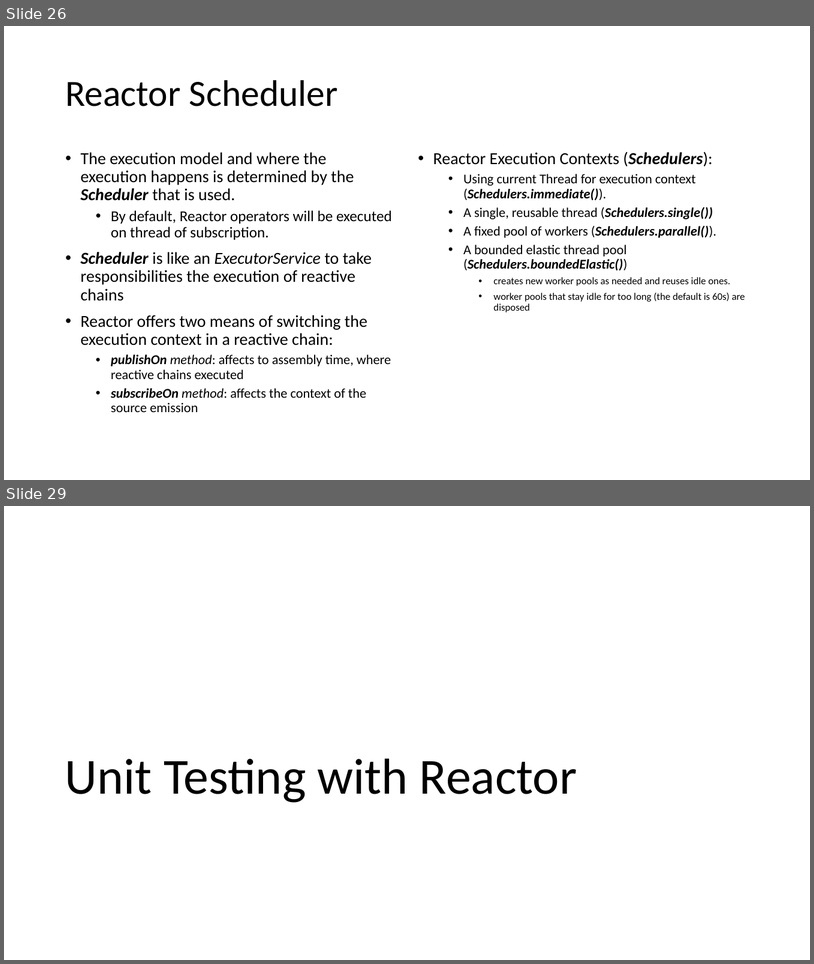
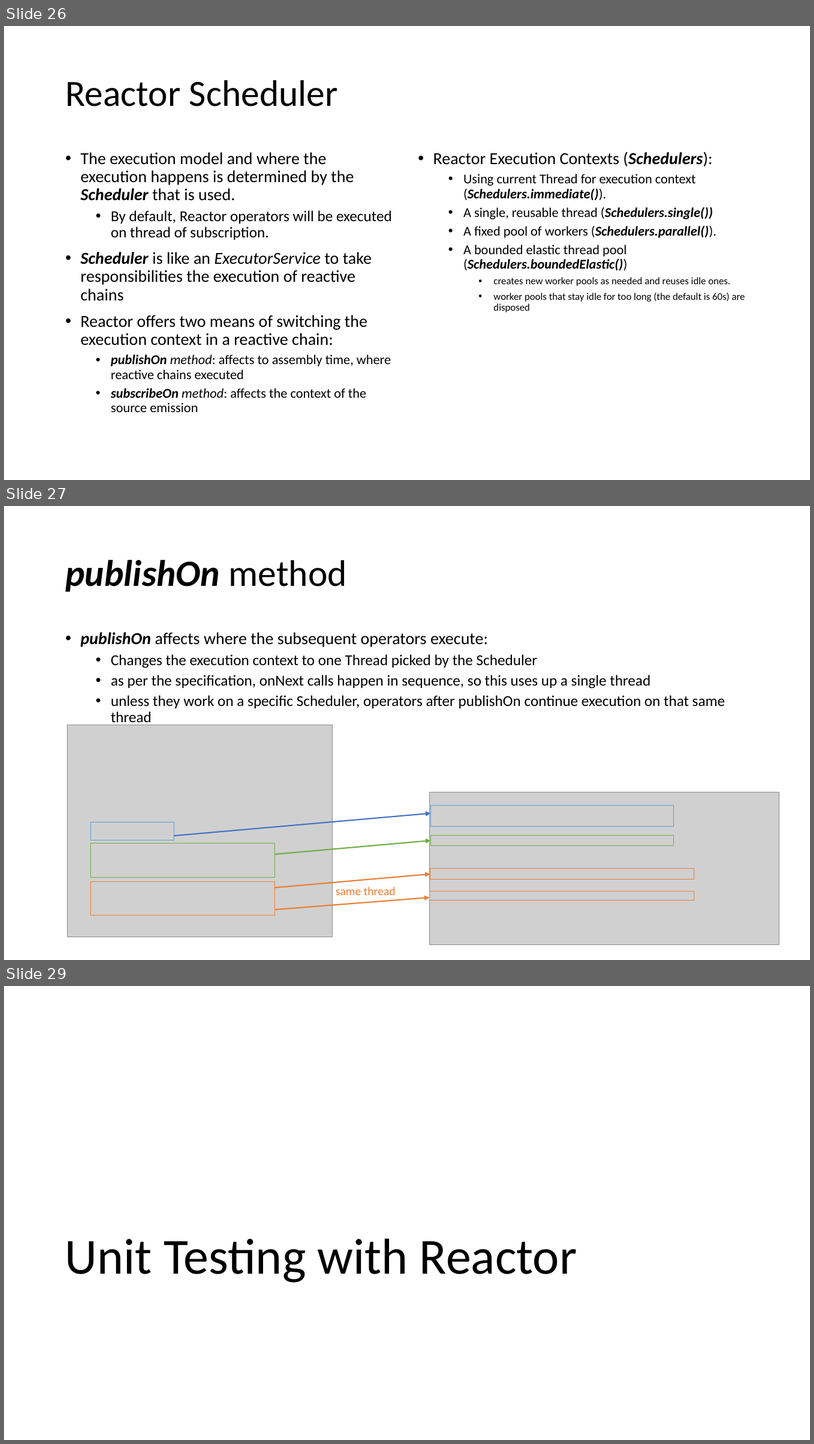
Before and after one commit to vietvuhoang/java-reactor-demo, a slide deck: doc/ReactiveProgramming.Java.pptx. Shown one above the other, each under a label of ours: slides 26 and 29 before the commit, slides 26, 27 and 29 after it; the slides between them are not shown. The pictures are 814x964 and 814x1444 pixels, drawn with LibreOffice and Linux fonts; fonts in the diff are those of the drawing; grey boxes stand for pictures. Boxes give left, top, right and bottom in pixels: in the first picture for what was removed or moved away, otherwise in the second. Text is boxed around its words. In the diff, an @@ line names an element or a change of style, - is before the commit and + after.

```diff
--- a/doc/ReactiveProgramming.Java.pptx
+++ b/doc/ReactiveProgramming.Java.pptx
@@ slide 27 added at (4,506,810,960), background #FFFFFF @@
@@ title added at (65,559,347,592), 44 pt, text #000000, bold, italic @@
+publishOn method
@@ text added at (81,632,726,726), 18 pt, text #000000 @@
+• publishOn affects where the subsequent operators execute:
+  • Changes the execution context to one Thread picked by the Scheduler
+  • as per the specification, onNext calls happen in sequence, so this uses up a single thread
+  • unless they work on a specific Scheduler, operators after publishOn continue execution on that same thread
@@ picture added at (68,725,332,937) @@
@@ picture added at (430,792,780,945) @@
@@ rectangle added at (431,805,674,826), outline #5B9BD5 0.75 pt @@
@@ rectangle added at (91,822,174,840), outline #5B9BD5 0.75 pt @@
@@ arrow added from (174, 835) to (431, 813), #4472C4 1.5 pt @@
@@ rectangle added at (91,843,275,877), outline #70AD47 0.75 pt @@
@@ arrow added from (275, 854) to (431, 841), #70AD47 1.5 pt @@
@@ rectangle added at (431,835,674,846), outline #70AD47 0.75 pt @@
@@ rectangle added at (91,881,275,915), outline #ED7D31 0.75 pt @@
@@ arrow added from (275, 887) to (431, 874), #ED7D31 1.5 pt @@
@@ rectangle added at (431,868,695,879), outline #ED7D31 0.75 pt @@
@@ arrow added from (275, 910) to (430, 897), #ED7D31 1.5 pt @@
@@ text added at (336,886,396,895), 14 pt, text #ED7D31 @@
+same thread
@@ rectangle added at (430,891,695,900), outline #ED7D31 0.75 pt @@
```
Also in this commit, not shown: 2 slides changed, 1 slide removed, 3 other files.
